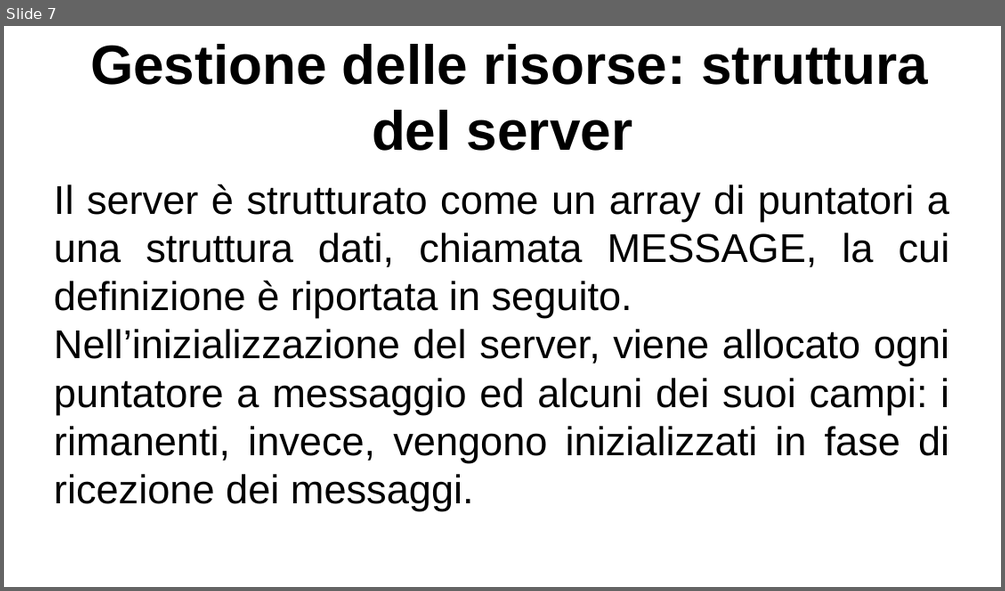
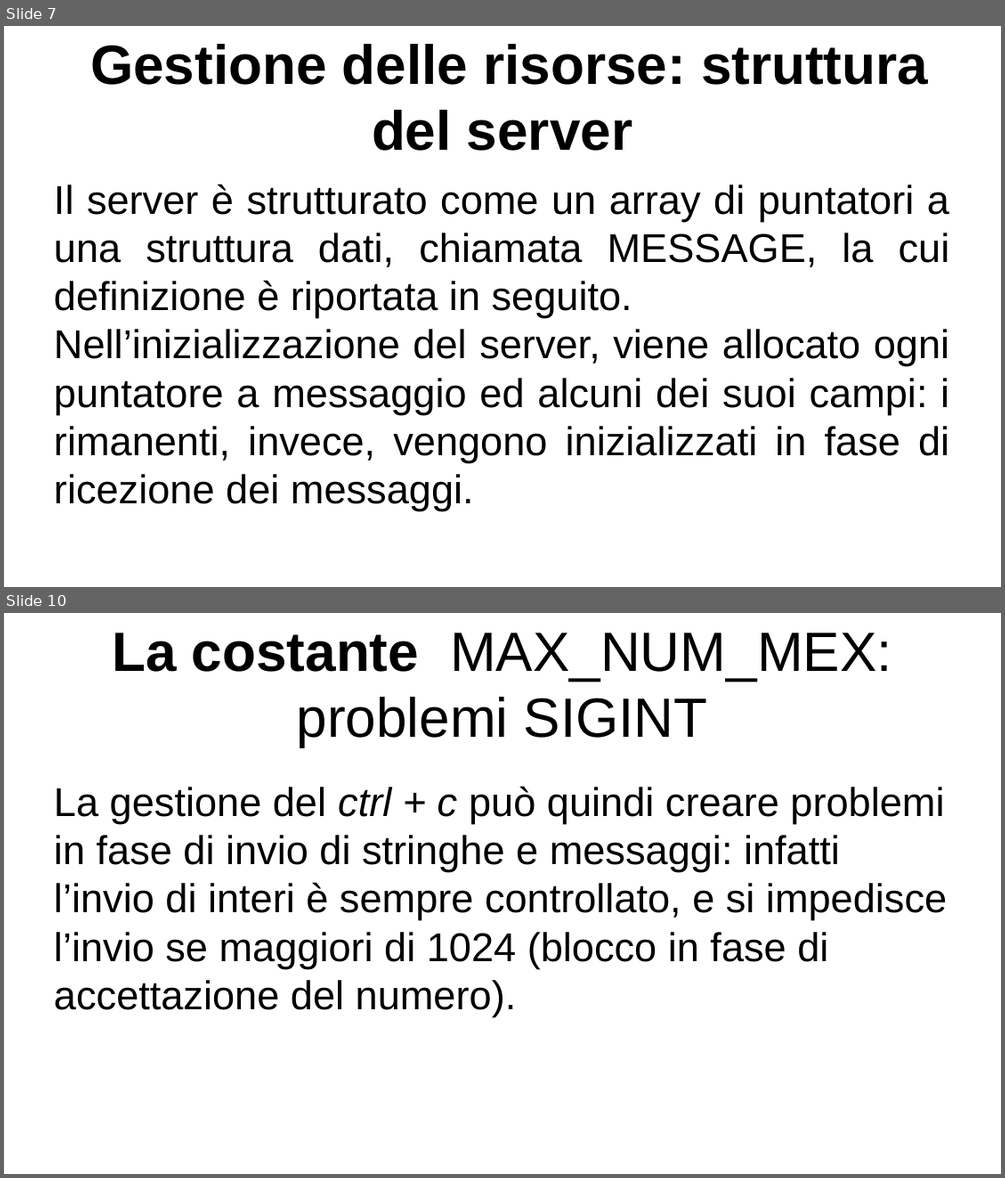
Before and after one commit to lucaMastro/progetto_SO, a slide deck: presentazione_progetto_SO.odp. Shown one above the other, each under a label of ours: slide 7 before the commit, slides 7 and 10 after it; the slides between them are not shown. The pictures are 1005x591 and 1005x1178 pixels, drawn with LibreOffice and Linux fonts; fonts in the diff are those of the drawing. Boxes give left, top, right and bottom in pixels: in the first picture for what was removed or moved away, otherwise in the second. Text is boxed around its words. In the diff, an @@ line names an element or a change of style, - is before the commit and + after.

```diff
--- a/presentazione_progetto_SO.odp
+++ b/presentazione_progetto_SO.odp
@@ slide 10 added at bbox=[4, 613, 1001, 1174], background #FFFFFF @@
@@ title added at bbox=[112, 633, 891, 747], 44 pt, text #000000 @@
+La costante MAX_NUM_MEX: problemi SIGINT
@@ text added at bbox=[54, 786, 947, 1016], 32 pt, text #000000 @@
+La gestione del ctrl + c può quindi creare problemi in fase di invio di stringhe e messaggi: infatti l’invio di interi è sempre controllato, e si impedisce l’invio se maggiori di 1024 (blocco in fase di accettazione del numero).
```
Also in this commit, not shown: 4 slides changed, 7 other slides added, 1 slide removed, 5 other files.
